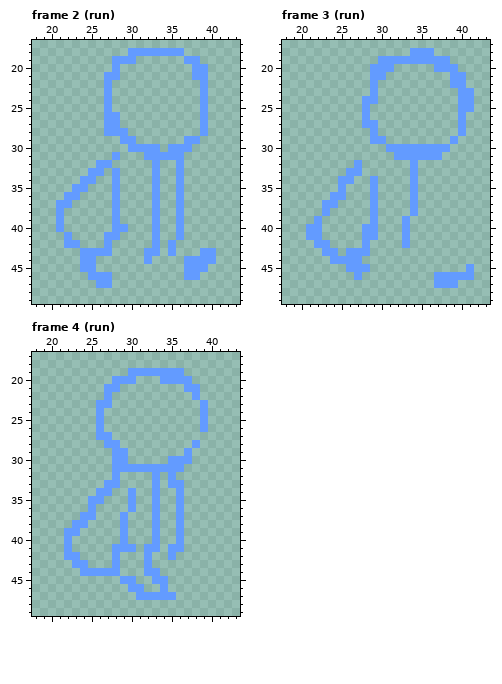
One commit to this pixel-art file: assets/aseprite/scientist.aseprite. The picture above was drawn from the file before the commit.
64x64 pixels, 9 frames. Shown: frame 2 (run): x 18..43, y 17..49; frame 3 (run): x 18..43, y 17..49; frame 4 (run): x 18..43, y 17..49. The commit also changed other frames, which this record leaves out.
And afterwards:
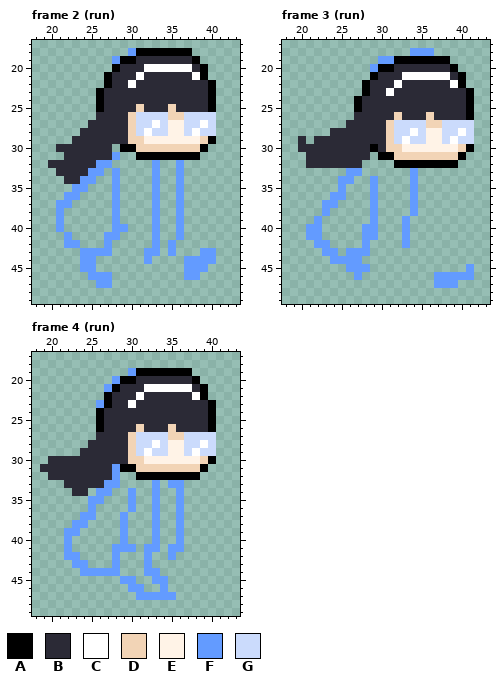
Palette (. is transparent): A #000000  B #2b2a36  C #ffffff  D #f2d4b6  E #fff3e7  F #639bff  G #cbdbfc
The edit:
layer "head" added
layer "hair" added
Changed rows in their new state; - is an unchanged pixel.
Frame 2 (run), layers "hair", "head":
first column x 20:
18 -----------AAAAAAA---
19 ---------AABBBBBBBA--
20 --------ABBBCCCCCCBA-
21 -------ABBBCBBBBBBCA-
22 -------ABBCBBBBBBBBBA
23 ------ABBBBBBBBBBBBBA
24 ------ABBBBBBBBBBBBBA
25 ------ABBBBDBBBDBBBBA
26 ------BBBBDGGGGDDGGGG
27 -----BBBBBDGGCGEEGGCG
28 ----BBBBBBDGCGGEEGCGG
29 ---BBBBBBBDDEEEEEEEDA
30 -BBBBBBB-AADDDDDDDDA-
31 --BBBBBB---AAAAAAAA--
32 BBBBBB---------------
33 -BBBB----------------
34 --BB-----------------
Frame 3 (run), layers "hair", "head":
first column x 20:
19 ------------AAAAAAA---
20 ----------AABBBBBBBA--
21 ---------ABBBCCCCCCBA-
22 --------ABBBCBBBBBBCA-
23 --------ABBCBBBBBBBBBA
24 -------ABBBBBBBBBBBBBA
25 -------ABBBBBBBBBBBBBA
26 -------BBBBBDBBBDBBBBA
27 ------BBBBBDGGGGDDGGGG
28 ----BBBBBBBDGGCGEEGGCG
29 B-BBBBBBBBBDGCGGEEGCGG
30 BBBBBBBBBABDDEEEEEEEDA
31 -BBBBBBBB-AADDDDDDDDA-
32 -BBBBBBB----AAAAAAAA--
Frame 4 (run), layers "hair", "head":
first column x 19:
19 ------------AAAAAAA---
20 ----------AABBBBBBBA--
21 ---------ABBBCCCCCCBA-
22 --------ABBBCBBBBBBCA-
23 --------ABBCBBBBBBBBBA
24 -------ABBBBBBBBBBBBBA
25 -------ABBBBBBBBBBBBBA
26 -------ABBBBDBBBDBBBBA
27 -------BBBBDGGGGDDGGGG
28 ------BBBBBDGGCGEEGGCG
29 -----BBBBBBDGCGGEEGCGG
30 -BBBBBBBBBBDDEEEEEEEDA
31 BBBBBBBBB-AADDDDDDDDA-
32 -BBBBBBBB---AAAAAAAA--
33 ---BBBBB--------------
34 ----BB----------------
Where, in picture pixels (left, top, right, bottom), the same in both pictures:
changed: (48, 48, 216, 184)
changed: (298, 56, 474, 168)
changed: (40, 368, 216, 496)
